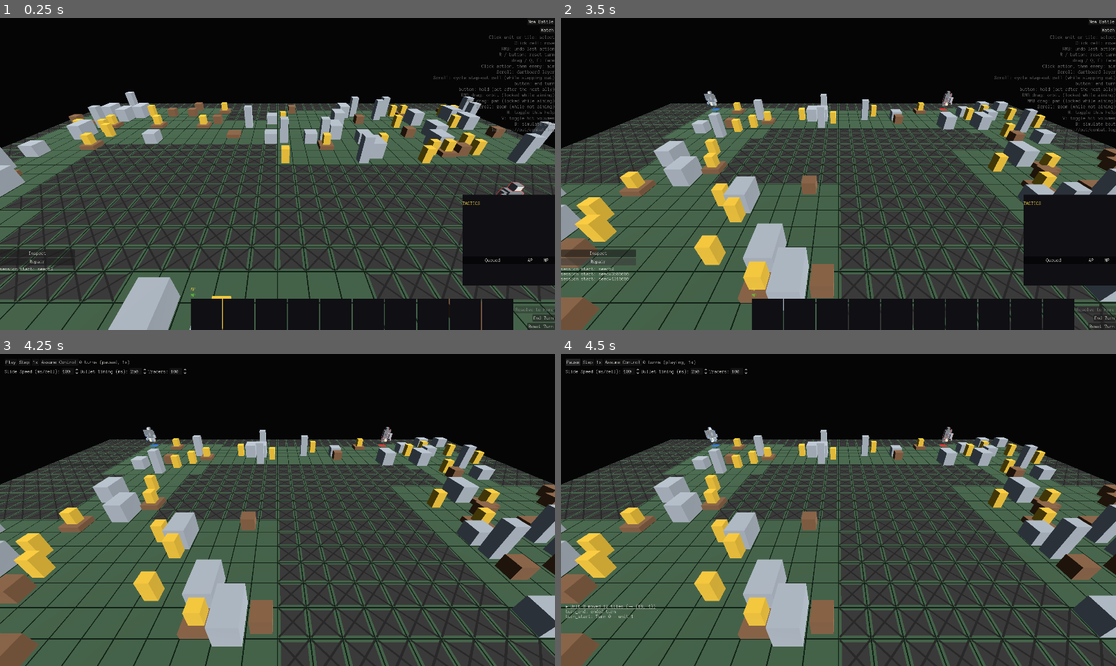
Above: before the commit, frames 1-4 (two rows, left to right).
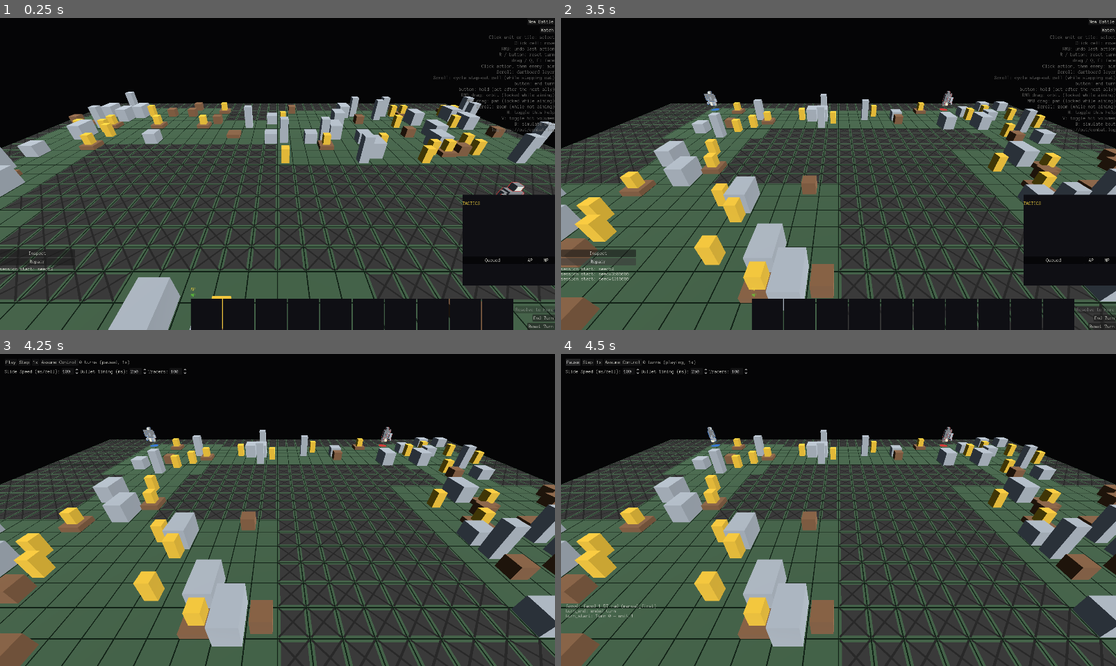
Above: after the commit, the same moments.

Repository: NotUserFriendly/HulkBreakers
Game: Godot game, scene res://src/view/battle_scene.tscn
Two runs of this game, one before a commit and one after it. Both use one fixed random seed, a clock stepped at 60 frames per second and the inputs below.
Inputs:
- Up to frame 1 (0.25 s): no input
- Up to frame 2 (3.5 s): click "New Battle" at 0.5 s; click "New Battle" at 1.25 s; click "Inspect" at 2 s; click "Repair" at 2.75 s
- Up to frame 3 (4.25 s): click "Watch" at 3.5 s
- Up to frame 4 (4.5 s): click "Play" at 4.25 s

Frames 1-3 are identical in both runs. In frame 4, 0.2% of the frame differs, in the area x 0-29%, y 23-85%.

Commit message:
Taskblock 26 Pass B: resolution timing & AI positioning
B1: SquadControlOverlay._on_turn_ended called advance_ai_turns() (which
fast-forwards every AI turn with no animation at all) BEFORE the human's
own turn had even started its animated resolution_player.play(), and
that call wasn't even awaited — the AI squad visibly snapped to new
positions before the player's own attack tracer fired. Reordered: the
human's own turn now fully plays out before the AI batch runs at all.

B2: _engagement_score never checked line of sight, only distance/cover —
a skirmisher could hold a "preferred distance" standoff through a wall
forever. Added a dominant, non-exclusionary NO_LOS_PENALTY (reusing
LoS.has_los, the same primitive is_covered_from/AttackAction.is_legal
already read), exempting only the unit's own origin cell — a covered
origin is exactly what StepOutPlanner's move/fire/return fallback already
exists to handle, and penalizing it here would starve that fallback of
the "didn't reposition" signal it's gated on.

Logged as RESOLVED-PENDING-CONFIRMATION in BUGS.md (SUPERVISOR-sourced,
from bout review) per the provenance-gating rule.

Co-Authored-By: Claude Sonnet 5 <noreply@anthropic.com>

Diff:
--- a/src/logic/ai/unit_ai.gd
+++ b/src/logic/ai/unit_ai.gd
@@ -63,6 +63,14 @@
 ## stub hit is a lesser cost than standing somewhere that disarms the
 ## weapon outright for the whole turn. Flagged, not a tuned design number.
 const OPPORTUNITY_ATTACK_PENALTY := 15.0
+## taskblock-26 Pass B2: "a standoff cell with no line is not a valid
+## standoff." Dominant over EVERY other term here, including
+## ALLY_BLOCKED_PENALTY — without LOS there's no shot to weigh an ally
+## being in the way OF at all, so lacking one has to outrank every softer
+## consideration. Still just a penalty, not a hard exclusion: if nothing
+## reachable has real LOS, the least-bad cell still wins rather than the
+## planner freezing in place facing a wall.
+const NO_LOS_PENALTY := 2000.0
 
 
 ## `playstyle` biases decisions; unrecognised/empty falls back to
@@ -687,6 +695,29 @@
 		)
 		else 0.0
 	)
+	# taskblock-26 Pass B2: "a standoff cell with no line is not a valid
+	# standoff." Dominant over every other term here, even
+	# ALLY_BLOCKED_PENALTY (without LOS there's no shot to weigh an ally
+	# being in the way OF at all) — but still a PENALTY, not an exclusion:
+	# if truly nothing reachable has LOS, the least-bad cell still wins
+	# rather than the planner freezing in place. The same `LoS.has_los`
+	# primitive `is_covered_from`/`AttackAction.is_legal` already read,
+	# never a second, parallel visibility test.
+	#
+	# `cell == self_unit.cell` is exempt: staying put is free, and a
+	# covered ORIGIN specifically is what `StepOutPlanner`'s own
+	# move/fire/return triple exists to handle (tb18) — that mechanism
+	# only engages at all when `best_cell == unit.cell` (`_plan_ranged`'s
+	# own fallback branch). Penalizing the origin here would make this
+	# generic scorer grab the first LOS-having cell it can merely REACH
+	# instead, even when it can't actually afford to fire from there once
+	# it's spent its move — starving the smarter, budget-validated
+	# fallback of the "didn't reposition" signal it's gated on.
+	var no_los_penalty: float = (
+		0.0
+		if cell == self_unit.cell or LoS.has_los(state.grid, cell, enemy.cell)
+		else NO_LOS_PENALTY
+	)
 	return (
 		cover_bonus
 		- distance_penalty
@@ -694,6 +725,7 @@
 		- min_range_penalty
 		- suppression_penalty
 		- opportunity_penalty
+		- no_los_penalty
 	)
 
 
--- a/src/view/overlays/squad_control_overlay.gd
+++ b/src/view/overlays/squad_control_overlay.gd
@@ -532,6 +532,15 @@
 ## (no `CombatState.controller_for` value outside a bout was ever consumed
 ## before this taskblock), inert (a single no-op check) for every existing
 ## battle, which never sets a squad to AI.
+## taskblock-26 Pass B1: "the opposing team appeared to jump to new
+## positions before that unit's attack animation resolved." `advance_ai_
+## turns` fast-forwards every AI turn with NO animation at all (a single
+## instant `refresh_unit_views` at its own end, by design — see its own
+## doc comment) — calling it BEFORE this turn's own `resolution_player.
+## play()` had even started meant the AI squad visibly snapped to its new
+## positions while the human's own attack tracer hadn't fired yet. Now
+## AWAITED first, so the human's own turn finishes its full animated
+## playback before the AI batch is even resolved, let alone shown.
 func _on_turn_ended(events: Array[LogEvent]) -> void:
 	# taskblock-19 Pass I2: only the units THIS turn's own events actually
 	# named, not the whole board — advance_ai_turns() already does its
@@ -540,8 +549,8 @@
 	# pure duplicate work, not a second, more-correct pass.
 	battle.refresh_unit_views(LogPlayback.affected_unit_ids(events))
 	_on_selection_changed()
+	await resolution_player.play(events)
 	advance_ai_turns(battle)
-	resolution_player.play(events)
 
 
 ## docs/10 team flagging: the selected unit's ground marker brightens, and
--- a/test/unit/logic/ai/test_unit_ai.gd
+++ b/test/unit/logic/ai/test_unit_ai.gd
@@ -207,6 +207,36 @@
 		Grid.distance_chebyshev(destination, enemy.cell),
 		starting_distance,
 		"the SKIRMISHER must move AWAY from the enemy to open distance"
+	)
+
+
+## taskblock-26 Pass B2: "a skirmisher squares off through walls, never
+## takes space." A wall spans the units' own shared row only — a
+## STRAIGHT lateral standoff at the preferred distance has no real line
+## at all, but rows above/below the wall are wide open. The planner must
+## move to one of THOSE (real LOS), never settle for the line-less
+## straight-row standoff distance alone would otherwise prefer.
+func test_skirmisher_moves_to_gain_los_instead_of_holding_a_line_less_standoff() -> void:
+	var grid := Grid.new(20, 5)
+	for x in range(5, 10):
+		grid.set_terrain(Vector2i(x, 2), Enums.TerrainType.WALL)
+		grid.set_opacity(Vector2i(x, 2), 1.0)
+	var self_unit := _armed_unit(&"self_unit", Vector2i(0, 2), 0, &"rifle")
+	self_unit.shell.find_part(&"rifle").weapon_def.max_range = 20.0
+	var enemy := _armed_unit(&"enemy", Vector2i(15, 2), 1, &"")
+	var state := CombatState.new(grid, [self_unit, enemy])
+	assert_false(
+		LoS.has_los(grid, self_unit.cell, enemy.cell), "sanity: the wall blocks the straight row"
+	)
+
+	var queue: ActionQueue = UnitAI.plan_turn(self_unit, state, null, &"SKIRMISHER")
+
+	var move: MoveAction = _last_move(queue)
+	assert_not_null(move, "a line-less standoff is not good enough — the unit must move")
+	var destination: Vector2i = move.path[move.path.size() - 1]
+	assert_true(
+		LoS.has_los(grid, destination, enemy.cell),
+		"must land somewhere with a REAL line to the target, not just at the preferred distance"
 	)
 
 
--- /dev/null
+++ b/test/unit/view/overlays/test_squad_control_overlay.gd
@@ -0,0 +1,132 @@
+extends GutTest
+
+## taskblock-26 Pass B1: "the opposing team appeared to jump to new
+## positions before that unit's attack animation resolved." `_on_turn_
+## ended` used to call `advance_ai_turns()` (which fast-forwards every AI
+## turn with NO animation — a single instant refresh at its own end)
+## BEFORE the human's own turn had even started its own animated
+## `resolution_player.play()`, and that call wasn't even awaited. Fixed:
+## the human's own turn now fully plays out before the AI batch runs.
+
+
+func _armed_unit(
+	id: StringName, cell: Vector2i, squad_id: int, weapon_id: StringName, torso_hp: int = 10
+) -> Unit:
+	var torso := Part.new()
+	torso.id = StringName("%s_torso" % id)
+	torso.hp = torso_hp
+	torso.max_hp = torso_hp
+	torso.volume = [Box.new(Vector3(0.0, 0.5, 0.0), Vector3(2.0, 1.0, 0.6))]
+
+	var weapon := Part.new()
+	weapon.id = weapon_id
+	weapon.hp = 3
+	weapon.max_hp = 3
+	weapon.attaches_to = [&"GRIP"]
+	weapon.requires = {&"TRIGGER": 1}
+	weapon.damage = 6.0
+	weapon.ap_cost = 1
+	weapon.provides_actions = [&"shoot"]
+	weapon.weapon_def = WeaponDef.new()
+	weapon.weapon_def.max_range = 15.0
+	weapon.scatter = [Ring.new(0.1, 1.0)]
+
+	var hand := Part.new()
+	hand.id = StringName("%s_hand" % id)
+	hand.hp = 4
+	hand.max_hp = 4
+	hand.attaches_to = [&"HAND"]
+	hand.capabilities = [&"TRIGGER"]
+	var grip := Socket.new(&"GRIP")
+	grip.occupant = weapon
+	hand.sockets = [grip]
+	var hand_socket := Socket.new(&"HAND")
+	hand_socket.occupant = hand
+	torso.sockets = [hand_socket]
+
+	return Unit.new(Matrix.new(), Shell.new(torso), cell, squad_id)
+
+
+## `current_unit()` starts as the squad-0 (human) unit — SquadControlOverlay's
+## own setup-time `advance_ai_turns()` (`_on_battle_loaded`, fired the
+## instant the overlay attaches to an already-loaded battle) reads a
+## HUMAN-controlled current unit and correctly no-ops, so setup itself
+## never consumes the AI's turn before the test gets to it.
+func _bout() -> Dictionary:
+	var player_unit := _armed_unit(&"player", Vector2i(0, 0), 0, &"rifle")
+	var ai_unit := _armed_unit(&"ai", Vector2i(8, 0), 1, &"pistol")
+	var state := CombatState.new(Grid.new(12, 5), [player_unit, ai_unit], 1)
+	state.set_squad_controller(0, Enums.SquadController.HUMAN)
+	state.set_squad_controller(1, Enums.SquadController.AI)
+	var mission := MissionState.new(RunState.new(), state)
+	mission.objectives = []
+	mission.extraction_cells = [Vector2i(0, 0)]
+	return {"state": state, "mission": mission, "player_unit": player_unit, "ai_unit": ai_unit}
+
+
+## Same neutralize-then-swap sequence test_spectator_overlay.gd's own
+## `_spectate` uses: `load_battle` happens against a bare ControlOverlay
+## first, so swapping to the REAL overlay under test doesn't retroactively
+## trigger ITS OWN battle-loaded reactivity before the test is ready.
+## `advance_turn()` afterward simulates what TacticsController's own real
+## queue resolution already did before ever emitting `turn_ended` in
+## production — the turn has moved on to the AI unit by the time `_on_
+## turn_ended` is called, in the test exactly as it is for real.
+func _squad_control(built: Dictionary) -> SquadControlOverlay:
+	var battle := BattleScene.new()
+	add_child_autofree(battle)
+	battle.set_overlay(ControlOverlay.new())
+	battle.load_battle(built.state, built.mission)
+	battle.set_overlay(SquadControlOverlay.new())
+	built.state.advance_turn()
+	assert_eq(built.state.current_unit(), built.ai_unit, "sanity: setup left this turn untouched")
+	return battle.overlay as SquadControlOverlay
+
+
+func _move_event(unit: Unit) -> LogEvent:
+	return LogEvent.new(
+		0,
+		Enums.Phase.RESOLUTION,
+		unit.id,
+		&"move",
+		{"path": [unit.cell, unit.cell + Vector2i(1, 0)]},
+		"moved"
+	)
+
+
+## The core ordering claim: while the human's own turn is still animating,
+## the AI batch must not have run yet — `current_unit()` must still be the
+## AI unit `advance_ai_turns` would otherwise have already resolved past.
+func test_ai_turns_do_not_advance_until_the_players_own_animation_finishes() -> void:
+	var built: Dictionary = _bout()
+	var overlay: SquadControlOverlay = _squad_control(built)
+	# Slow enough that play() genuinely suspends instead of completing
+	# inline — the whole point of this test is to observe the MIDDLE of
+	# an in-flight animation.
+	overlay.resolution_player.slide_ms = 10000.0
+	overlay.resolution_player.bullet_ms = 10000.0
+
+	overlay._on_turn_ended([_move_event(built.player_unit)])  # deliberately not awaited
+
+	assert_eq(
+		built.state.current_unit(),
+		built.ai_unit,
+		"still mid-animation — the AI batch must not have run yet"
+	)
+
+
+## Once the human's own turn actually finishes animating, the AI batch
+## does run — this isn't "AI turns never happen," only "not yet."
+func test_ai_turns_advance_once_the_players_own_animation_finishes() -> void:
+	var built: Dictionary = _bout()
+	var overlay: SquadControlOverlay = _squad_control(built)
+	overlay.resolution_player.slide_ms = 0.0
+	overlay.resolution_player.bullet_ms = 0.0
+
+	await overlay._on_turn_ended([_move_event(built.player_unit)])
+
+	assert_ne(
+		built.state.current_unit(),
+		built.ai_unit,
+		"a fully-finished human turn must let the AI batch actually run"
+	)
Not shown, added: test/unit/view/overlays/test_squad_control_overlay.gd.uid
Not shown, changed: docs/BUGS.md
